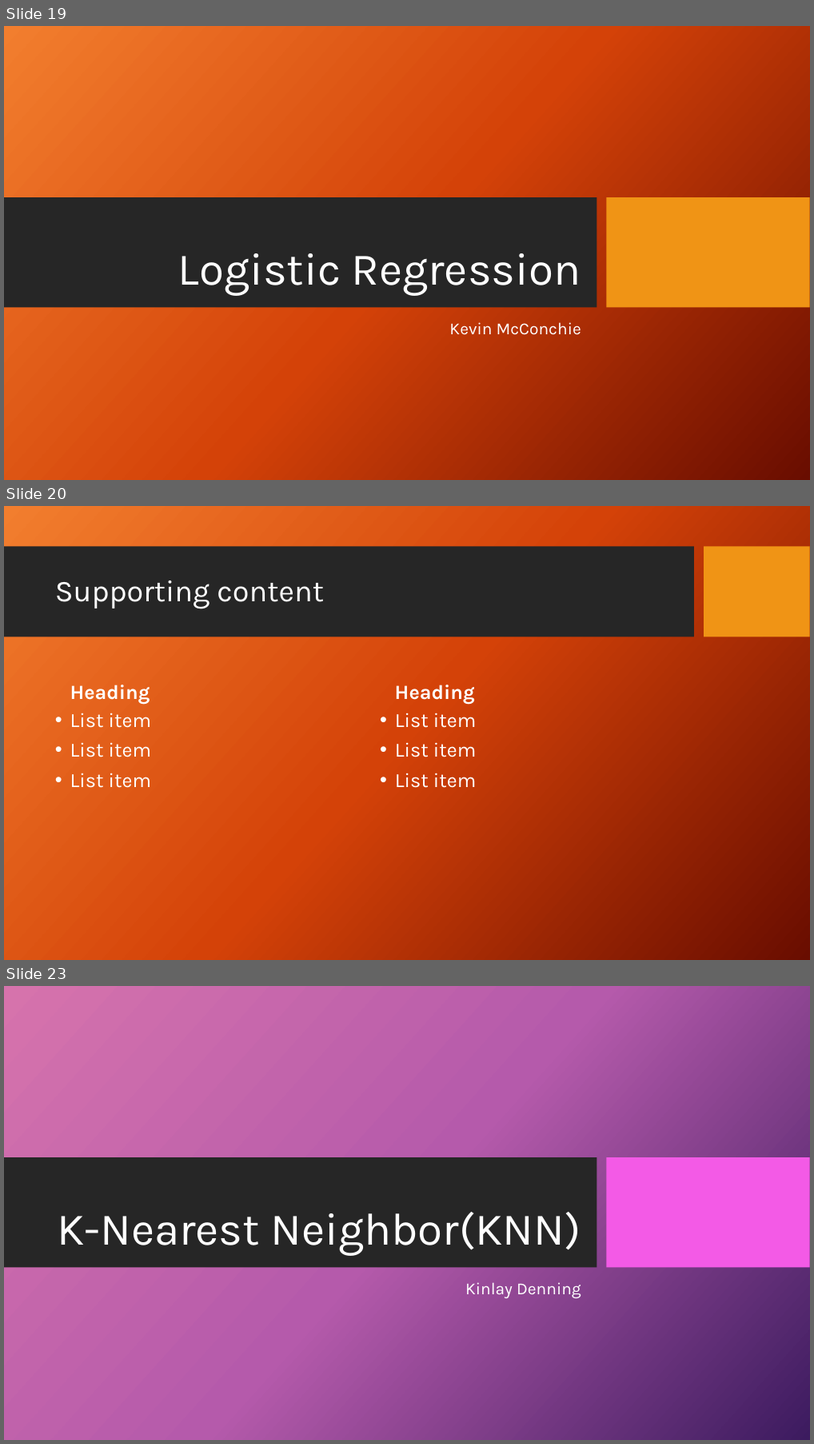
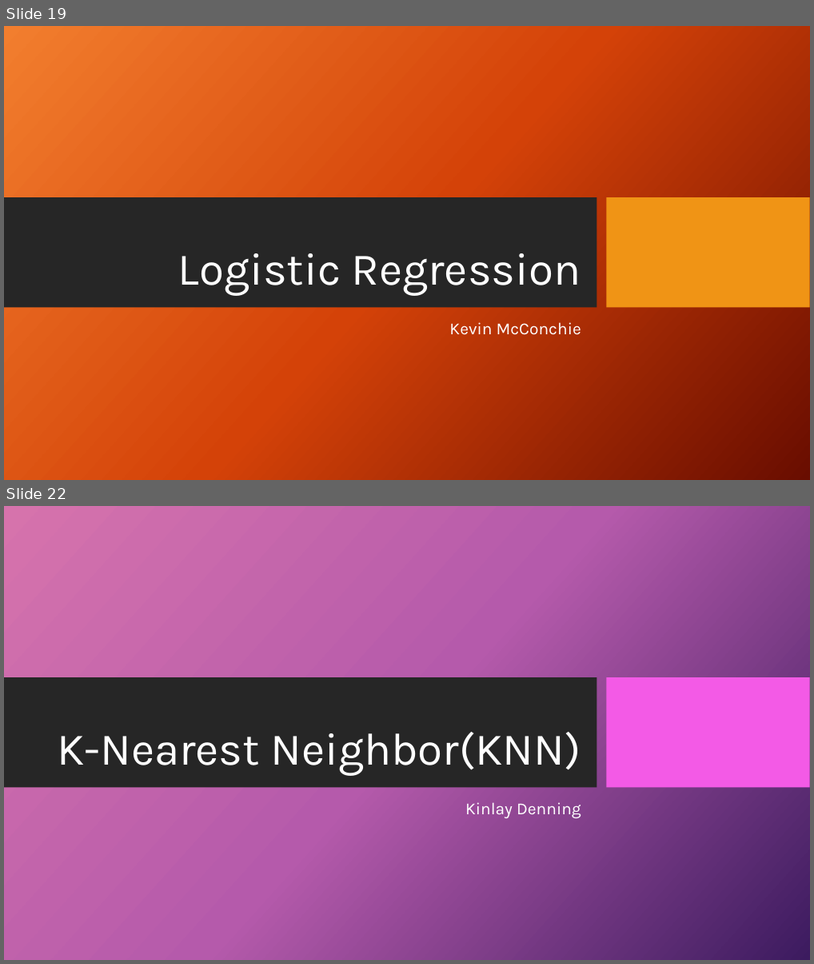
Before and after one commit to Kevin-McConchie/project4fork, a slide deck: Telecom Customer Churn - Presentation.pptx. Shown one above the other, each under a label of ours: slides 19, 20 and 23 before the commit, slides 19 and 22 after it; the slides between them are not shown. The pictures are 814x1444 and 814x964 pixels, drawn with LibreOffice and Linux fonts; fonts in the diff are those of the drawing; background and template pictures are left out. Boxes give left, top, right and bottom in pixels: in the first picture for what was removed or moved away, otherwise in the second. Text is boxed around its words. In the diff, an @@ line names an element or a change of style, - is before the commit and + after.

```diff
--- a/Telecom Customer Churn - Presentation.pptx
+++ b/Telecom Customer Churn - Presentation.pptx
@@ slide 20 removed at (4,506,810,960), background picture (left out) @@
@@ rectangle removed at (4,547,694,637) @@
@@ rectangle removed at (705,547,810,637) @@
@@ title removed at (55,580,324,608) @@
-Supporting content
@@ text removed at (70,684,150,704) @@
-Heading
@@ text removed at (395,684,475,704) @@
-Heading
@@ text removed at (70,712,151,788) @@
-• List item
-• List item
-• List item
@@ text removed at (395,712,476,788) @@
-• List item
-• List item
-• List item
@@ what was slide 23 is now slide 22 @@
```
Also in this commit, not shown: 2 slides changed, 2 slides added, 2 other slides removed, 15 other files.
